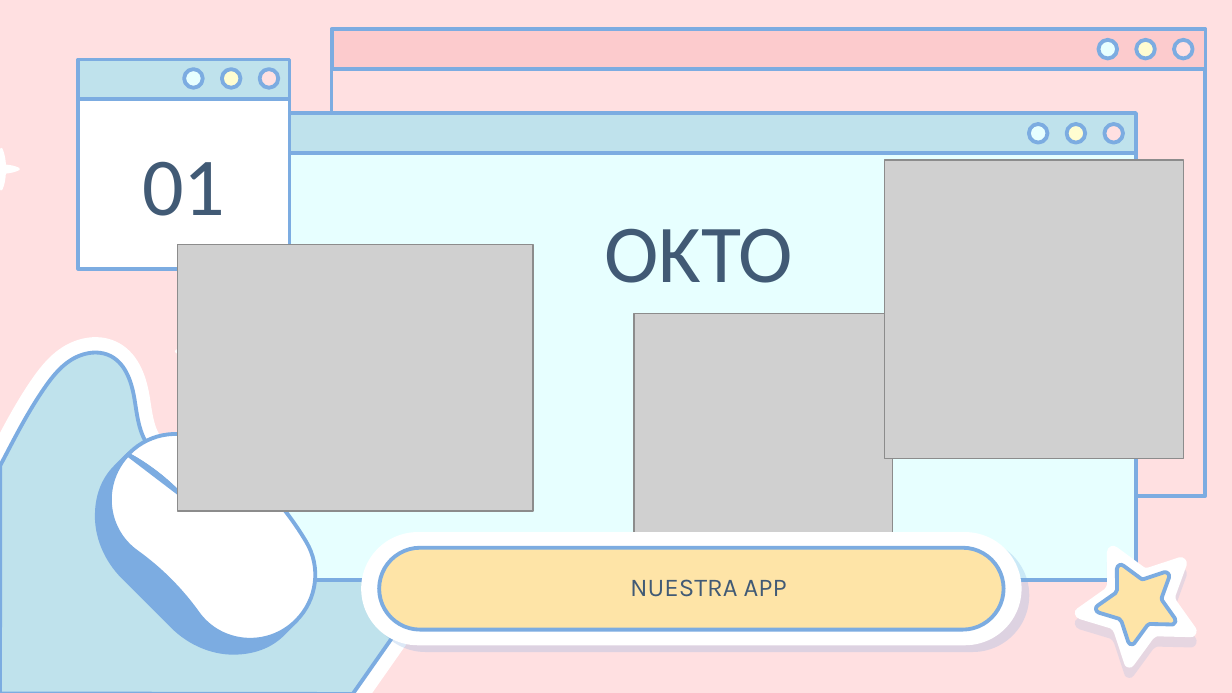
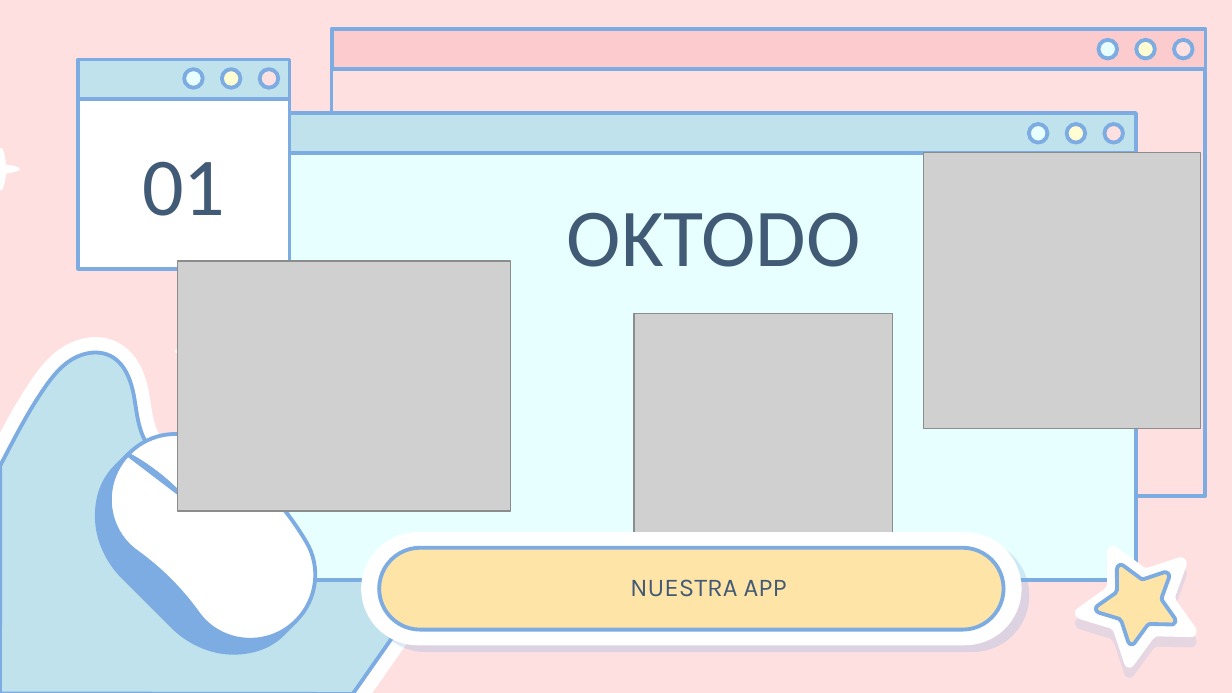
Before and after one commit to AdrianMtzTrev/Oktodo, a slide deck: slide 2 of media/OKTODO_1ER AVANCE.pptx. Drawn at 1232x693 pixels with LibreOffice and Linux fonts; fonts in the diff are those of the drawing; grey boxes stand for pictures. Boxes give left, top, right and bottom in pixels: in the first picture for what was removed or moved away, otherwise in the second. Text is boxed around its words. In the diff, an @@ line names an element or a change of style, - is before the commit and + after.

```diff
--- a/media/OKTODO_1ER AVANCE.pptx
+++ b/media/OKTODO_1ER AVANCE.pptx
@@ picture: place and size @@
-picture at (885, 160, 1183, 458)
+picture at (924, 153, 1200, 429)
@@ title at (567, 212, 861, 267): text changed @@
-OKTO
+OKTODO
@@ picture: place and size @@
-picture at (177, 244, 533, 510)
+picture at (177, 261, 511, 511)
```
Also in this commit, not shown: 11 other slides changed.
